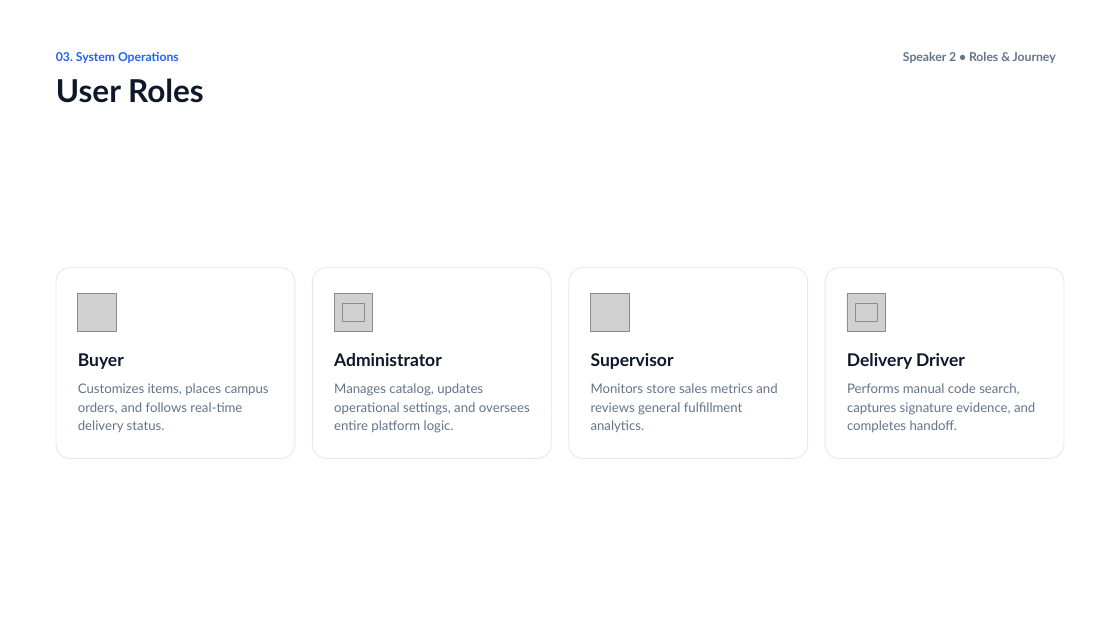
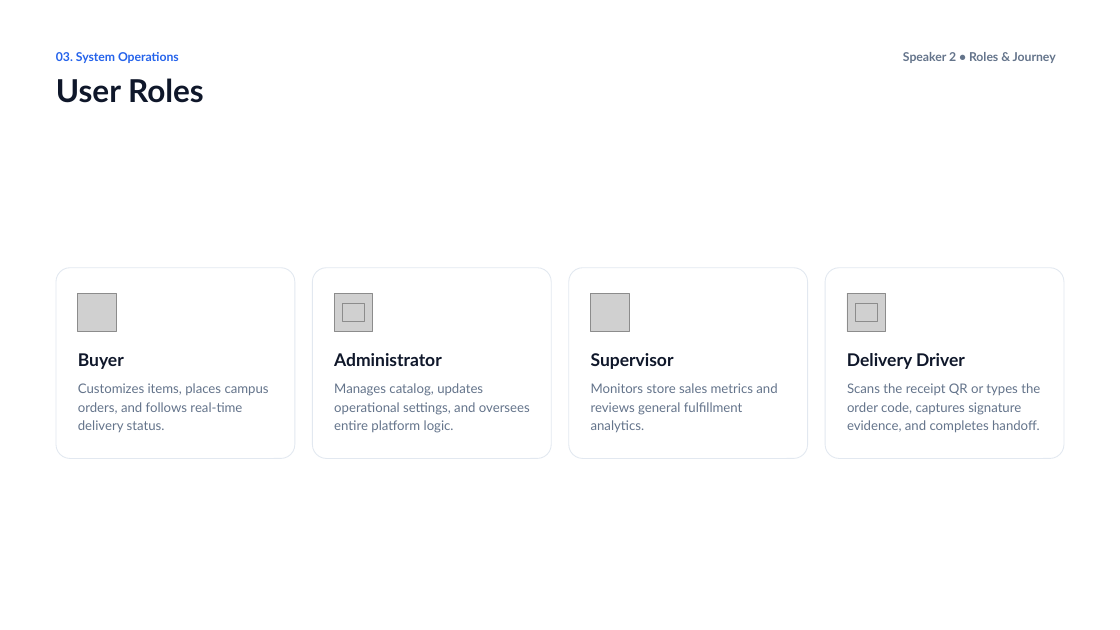
Before and after one commit to ediazc20-gif/UMG-Personaliza, a slide deck: slide 4 of docs/entrega/imagenes de diagramas - Documentos - pdf/UMG Personaliza Presentation.pptx. Drawn at 1120x630 pixels with LibreOffice and Linux fonts; fonts in the diff are those of the drawing; grey boxes stand for pictures; background and template pictures are left out. Boxes give left, top, right and bottom in pixels: in the first picture for what was removed or moved away, otherwise in the second. Text is boxed around its words. In the diff, an @@ line names an element or a change of style, - is before the commit and + after.

```diff
--- a/docs/entrega/imagenes de diagramas - Documentos - pdf/UMG Personaliza Presentation.pptx
+++ b/docs/entrega/imagenes de diagramas - Documentos - pdf/UMG Personaliza Presentation.pptx
@@ text at <box>847,383,1040,433</box>: text changed @@
-Performs manual code search, captures signature evidence, and completes handoff.
+Scans the receipt QR or types the order code, captures signature evidence, and completes handoff.
```
Also in this commit, not shown: 4 other slides changed, 1 other file.
